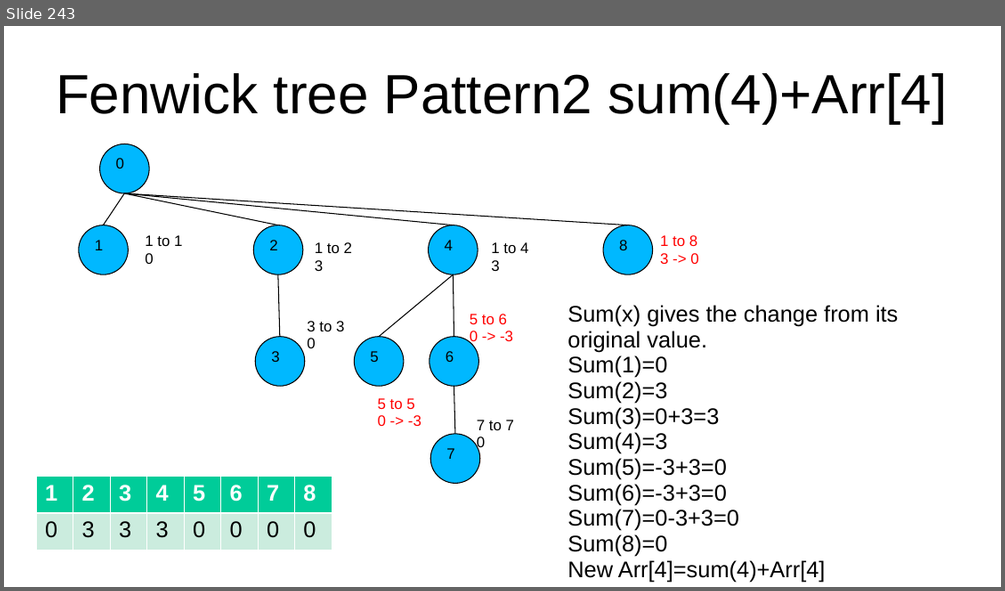
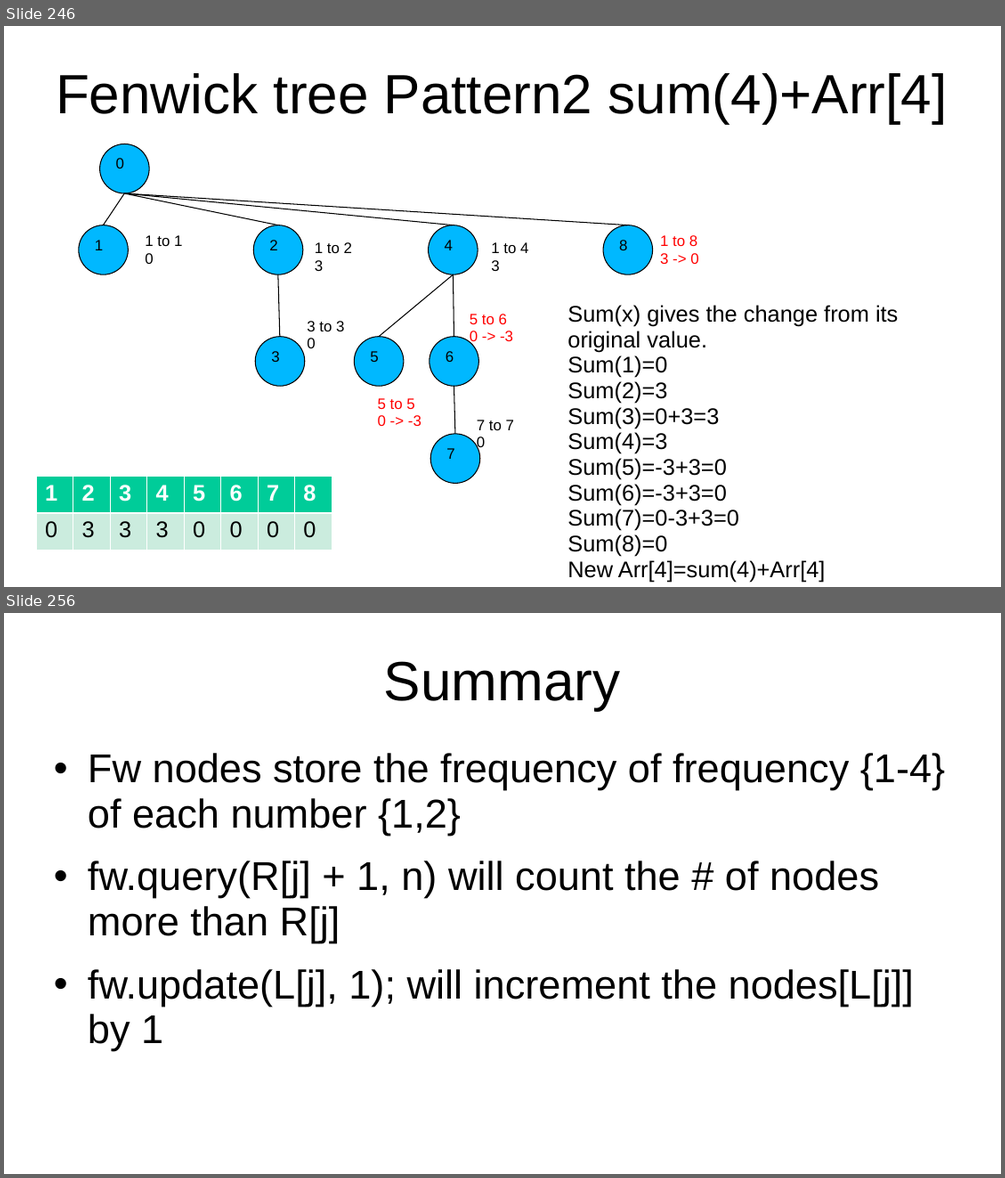
Before and after one commit to kindaichinisan/CompetitiveProgramming, a slide deck: MyCode/competitive_programming.ppt. Shown one above the other, each under a label of ours: slide 243 before the commit, slides 246 and 256 after it; the slides between them are not shown. The pictures are 1005x591 and 1005x1178 pixels, drawn with LibreOffice and Linux fonts; fonts in the diff are those of the drawing. Boxes give left, top, right and bottom in pixels: in the first picture for what was removed or moved away, otherwise in the second. Text is boxed around its words. In the diff, an @@ line names an element or a change of style, - is before the commit and + after.

```diff
--- a/MyCode/competitive_programming.ppt
+++ b/MyCode/competitive_programming.ppt
@@ slide 256 added at <box>4,613,1001,1174</box>, background #FFFFFF @@
@@ title added at <box>384,661,620,710</box>, 44 pt, text #000000 @@
+Summary
@@ text added at <box>88,753,945,1051</box>, 32 pt, text #000000 @@
+• Fw nodes store the frequency of frequency {1-4} of each number {1,2}
+• fw.query(R[j] + 1, n) will count the # of nodes more than R[j]
+• fw.update(L[j], 1); will increment the nodes[L[j]] by 1
@@ what was slide 243 is now slide 246 @@
```
Also in this commit, not shown: 4 slides changed, 25 other slides added, 9 other files.
